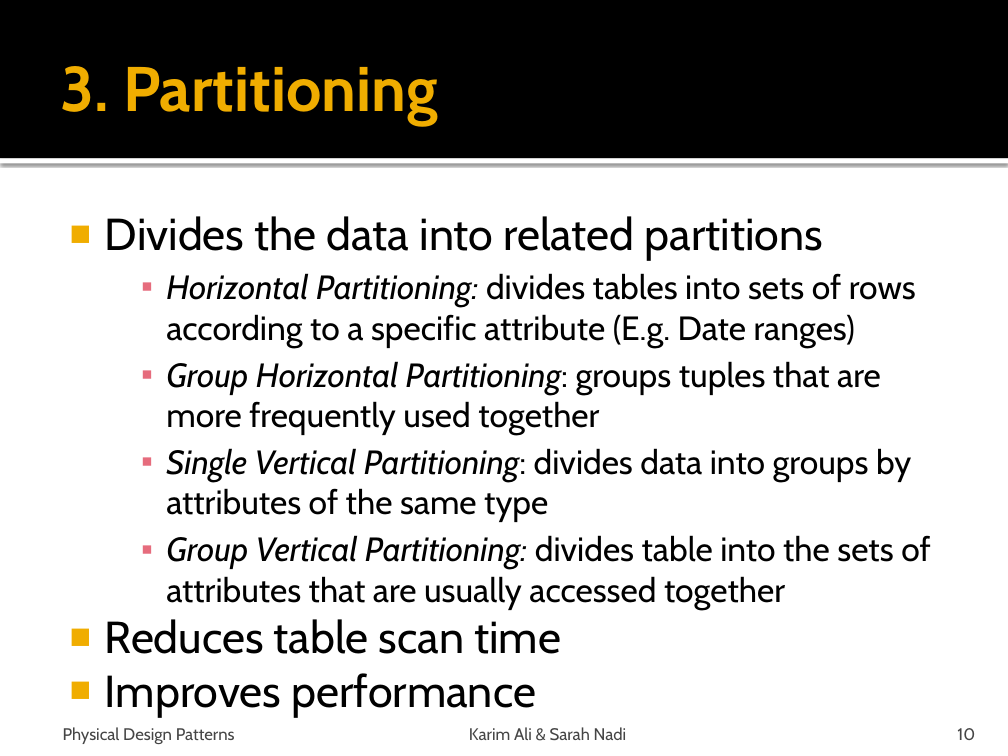
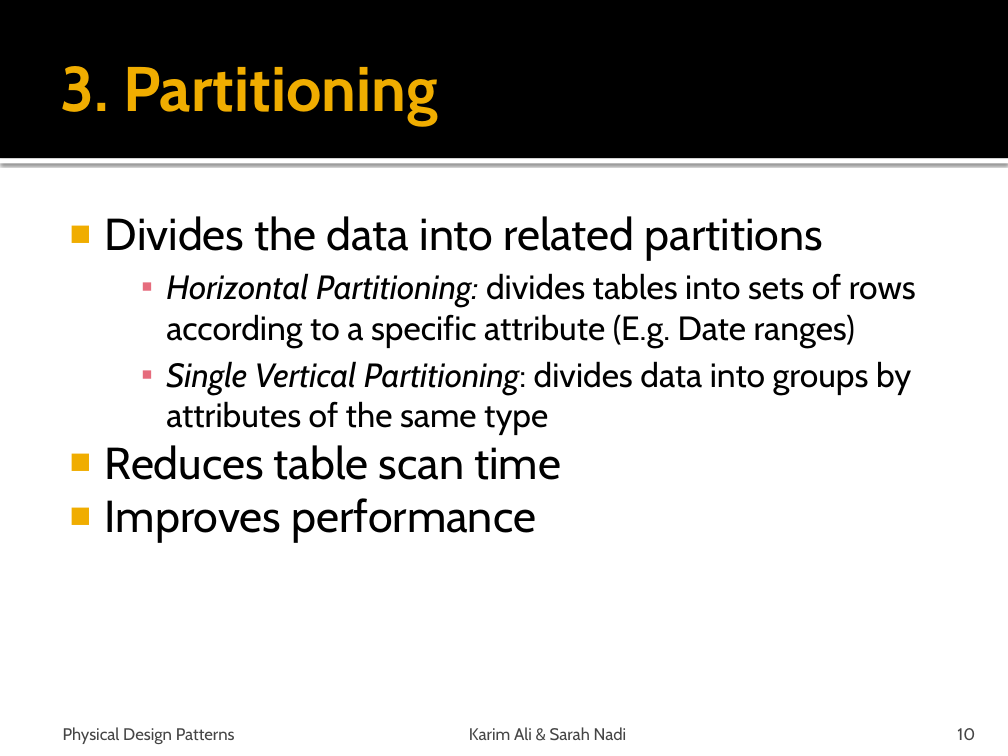
Before and after one commit to snadi/cs848-db, a slide deck: slide 10 of cs848-db/PhysDesignPres.pptx. Drawn at 1008x756 pixels with LibreOffice and Linux fonts; fonts in the diff are those of the drawing. Boxes give left, top, right and bottom in pixels: in the first picture for what was removed or moved away, otherwise in the second. Text is boxed around its words. In the diff, an @@ line names an element or a change of style, - is before the commit and + after.

```diff
--- a/cs848-db/PhysDesignPres.pptx
+++ b/cs848-db/PhysDesignPres.pptx
@@ text at bbox=[166, 361, 881, 435]: paragraph removed @@
-    ▪ Group Horizontal Partitioning: groups tuples that are more frequently used together
@@ text at bbox=[166, 535, 930, 610]: paragraph removed @@
-    ▪ Group Vertical Partitioning: divides table into the sets of attributes that are usually accessed together
```
Also in this commit, not shown: 10 other slides changed, 1 slide removed.
